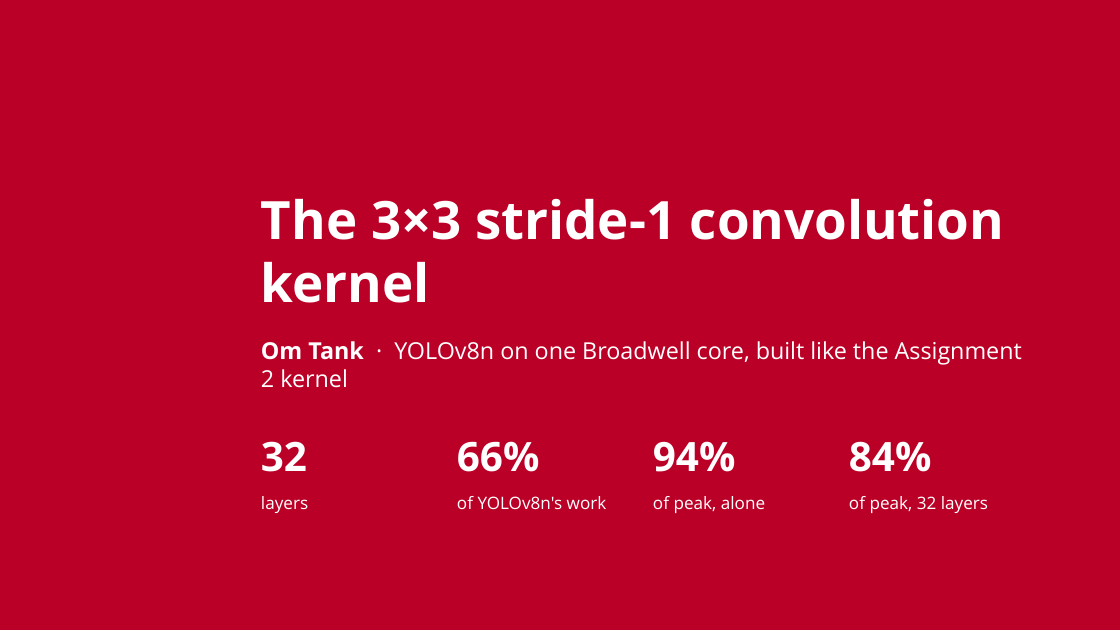
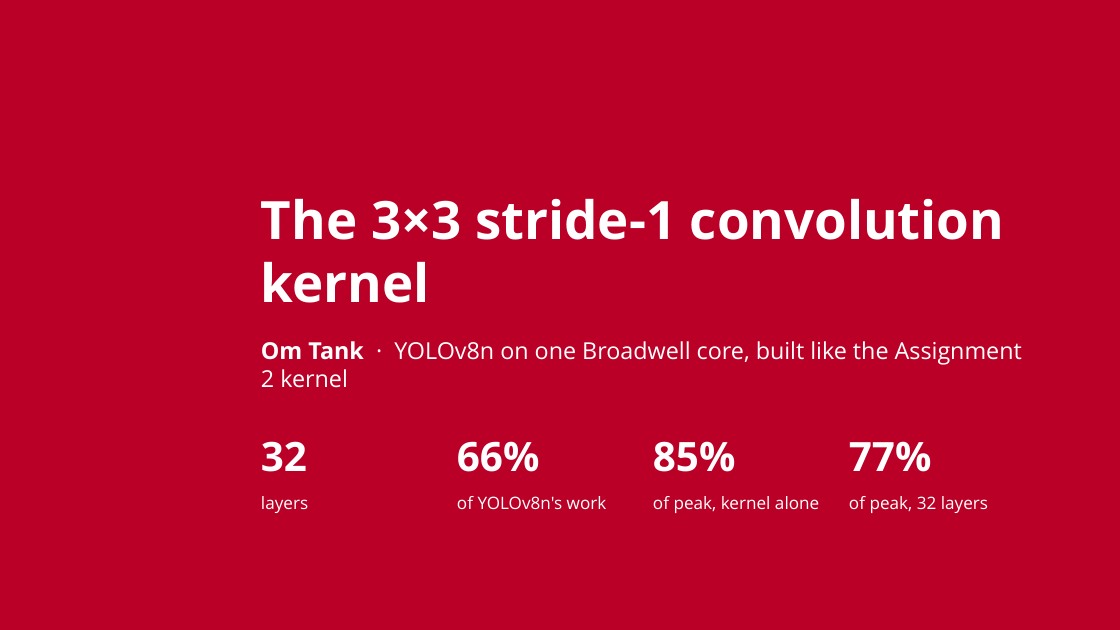
Before and after one commit to OTANK10/fast-yolov8-broadwell, a slide deck: slide 1 of docs/milestone/om/slides/om_mid_presentation_cmu.pptx. Drawn at 1120x630 pixels with LibreOffice and Linux fonts; fonts in the diff are those of the drawing; background and template pictures are left out. Boxes give left, top, right and bottom in pixels: in the first picture for what was removed or moved away, otherwise in the second. Text is boxed around its words. In the diff, an @@ line names an element or a change of style, - is before the commit and + after.

```diff
--- a/docs/milestone/om/slides/om_mid_presentation_cmu.pptx
+++ b/docs/milestone/om/slides/om_mid_presentation_cmu.pptx
@@ text at [653,441,735,472]: text changed @@
-94%
+85%
@@ text at [849,441,931,472]: text changed @@
-84%
+77%
@@ text at [653,496,819,513]: text changed @@
-of peak, alone
+of peak, kernel alone
```
Also in this commit, not shown: 4 other slides changed, 4 slides added, 2 slides removed, 6 other files.
